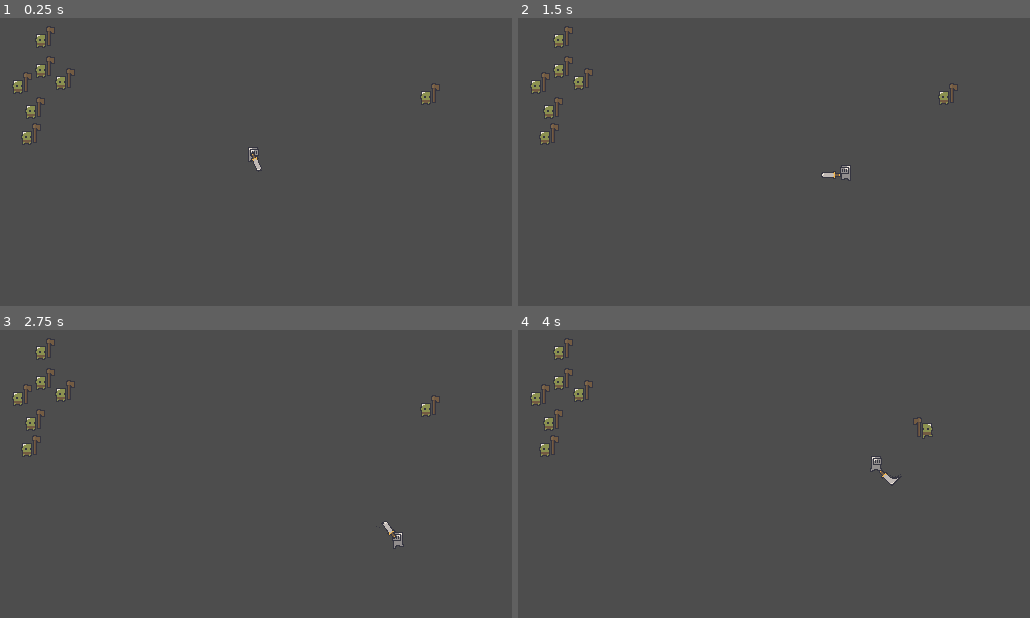
Above: before the commit, frames 1-4 (two rows, left to right).
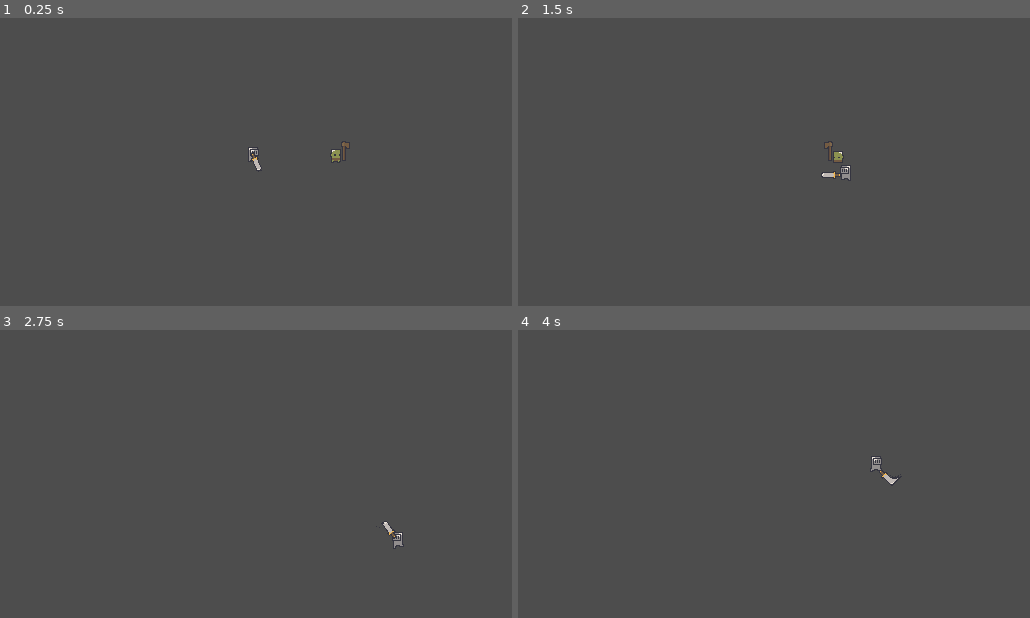
Above: after the commit, the same moments.

Repository: bbenefield89/realm-runners
Game: Godot game, scene res://Scenes/MainScene.tscn
Two runs of this game, one before a commit and one after it. Both use one fixed random seed, a clock stepped at 60 frames per second and the inputs below.
Inputs (mouse positions are in pixels of both pictures, inside the frame that each line leads up to):
- Up to frame 1 (0.25 s): no input
- Up to frame 2 (1.5 s): move the mouse to (886, 147) at 0.52 s; hold D (walk_right) 0.53-1.28 s; click (886, 147) at 0.6 s; move the mouse to (671, 176) at 1.27 s; hold S (walk_down) from 1.28 s (still down); right-click (671, 176) at 1.35 s
- Up to frame 3 (2.75 s): move the mouse to (307, 410) at 2.02 s; release S (walk_down) at 2.03 s; hold D (walk_right) from 2.03 s (still down); click (307, 410) at 2.1 s
- Up to frame 4 (4 s): move the mouse to (748, 531) at 2.77 s; release D (walk_right) at 2.78 s; hold W (walk_up) 2.78-3.53 s; right-click (748, 531) at 2.85 s; move the mouse to (927, 517) at 3.52 s; hold A (walk_left) from 3.53 s (still down); click (927, 517) at 3.6 s

The runs differ from the first frame. In frame 1, 0.7% of the frame differs, in the area x 2-86%, y 3-50%; in frame 2, 0.7%; in frame 3, 0.6%; in frame 4, 0.6%.

Commit message:
Enemies are knockedback when takingng damage from player

Diff:
--- a/Prefabs/Creatures/Enemies/EnemySmallScene.tscn
+++ b/Prefabs/Creatures/Enemies/EnemySmallScene.tscn
@@ -12,16 +12,14 @@
 [sub_resource type="CircleShape2D" id="CircleShape2D_gq0en"]
 radius = 10.7703
 
-[node name="EnemySmall" node_paths=PackedStringArray("WeaponRefPointRight", "WeaponRefPointLeft", "MeleeAttackArea", "MeleeAttackTimer") groups=["Enemy"] instance=ExtResource("1_f8q2g")]
+[node name="EnemySmall" node_paths=PackedStringArray("WeaponRefPointRight", "WeaponRefPointLeft", "MeleeAttackArea", "MeleeAttackTimer", "KnockbackTimer") groups=["Enemy"] instance=ExtResource("1_f8q2g")]
 script = ExtResource("2_xhvld")
 WeaponRefPointRight = NodePath("WeaponRefPoints/Right")
 WeaponRefPointLeft = NodePath("WeaponRefPoints/Left")
 MeleeAttackArea = NodePath("MeleeAttackArea")
-MeleeAttackTimer = NodePath("MeleeAttackArea/MeleeAttackTimer")
-swinging_attack_charging_up_speed = 0.0
-max_swinging_attack_charging_up_rotation = 0.0
-swinging_attack_release_speed = 0.0
-max_swinging_attack_release_rotation = 0.0
+MeleeAttackTimer = NodePath("Timers/MeleeAttackTimer")
+KnockbackTimer = NodePath("Timers/KnockbackTimer")
+knockback_speed = 0.0
 
 [node name="BodyCollisionShape" parent="." index="0"]
 position = Vector2(0, 8)
@@ -47,10 +45,16 @@
 [node name="MeleeAttackAreaCollisionShape" type="CollisionShape2D" parent="MeleeAttackArea" index="0"]
 shape = SubResource("CircleShape2D_gq0en")
 
-[node name="MeleeAttackTimer" type="Timer" parent="MeleeAttackArea" index="1"]
+[node name="Timers" type="Node" parent="." index="6"]
+
+[node name="KnockbackTimer" type="Timer" parent="Timers" index="0"]
+one_shot = true
+
+[node name="MeleeAttackTimer" type="Timer" parent="Timers" index="1"]
 
 [connection signal="body_entered" from="AggroArea" to="." method="_on_AggroArea_body_entered"]
 [connection signal="body_exited" from="AggroArea" to="." method="_on_AggroArea_body_exited"]
 [connection signal="body_entered" from="MeleeAttackArea" to="." method="_on_MeleeAttackArea_body_entered"]
 [connection signal="body_exited" from="MeleeAttackArea" to="." method="_on_melee_attack_area_body_exited"]
-[connection signal="timeout" from="MeleeAttackArea/MeleeAttackTimer" to="." method="_on_melee_attack_timer_timeout"]
+[connection signal="timeout" from="Timers/KnockbackTimer" to="." method="_on_knockback_timer_timeout"]
+[connection signal="timeout" from="Timers/MeleeAttackTimer" to="." method="_on_melee_attack_timer_timeout"]
--- a/Prefabs/Creatures/Enemies/GoblinScene.tscn
+++ b/Prefabs/Creatures/Enemies/GoblinScene.tscn
@@ -145,11 +145,9 @@
 "speed": 5.0
 }]
 
-[node name="Goblin_0" instance=ExtResource("1_x1c0s")]
-swinging_attack_charging_up_speed = 2.0
-max_swinging_attack_charging_up_rotation = -0.785
-swinging_attack_release_speed = 10.0
-max_swinging_attack_release_rotation = 3.0
+[node name="Goblin_0" node_paths=PackedStringArray("AggroArea") instance=ExtResource("1_x1c0s")]
+AggroArea = NodePath("AggroArea")
+knockback_speed = 200.0
 stats = SubResource("Resource_6vqnr")
 
 [node name="BodySprite" parent="." index="1"]
@@ -167,3 +165,6 @@
 
 [node name="Left" parent="WeaponRefPoints" index="1"]
 position = Vector2(-8, 0)
+
+[node name="KnockbackTimer" parent="Timers" index="0"]
+wait_time = 0.1
--- a/Prefabs/Creatures/PlayerScene.tscn
+++ b/Prefabs/Creatures/PlayerScene.tscn
@@ -9,7 +9,7 @@
 [sub_resource type="Resource" id="Resource_b272u"]
 script = ExtResource("3_61y5n")
 max_health = 10
-curr_health = 1
+curr_health = 10
 
 [sub_resource type="RectangleShape2D" id="RectangleShape2D_0mff7"]
 size = Vector2(10, 8)
--- a/Scenes/MainScene.tscn
+++ b/Scenes/MainScene.tscn
@@ -9,22 +9,4 @@
 position = Vector2(253, 132)
 
 [node name="Goblin_0" parent="." instance=ExtResource("2_81uar")]
-position = Vector2(426, 75)
-
-[node name="Goblin_1" parent="." instance=ExtResource("2_81uar")]
-position = Vector2(41, 18)
-
-[node name="Goblin_2" parent="." instance=ExtResource("2_81uar")]
-position = Vector2(41, 48)
-
-[node name="Goblin_3" parent="." instance=ExtResource("2_81uar")]
-position = Vector2(31, 89)
-
-[node name="Goblin_4" parent="." instance=ExtResource("2_81uar")]
-position = Vector2(27, 115)
-
-[node name="Goblin_5" parent="." instance=ExtResource("2_81uar")]
-position = Vector2(18, 64)
-
-[node name="Goblin_6" parent="." instance=ExtResource("2_81uar")]
-position = Vector2(61, 60)
+position = Vector2(336, 133)
--- a/Scripts/Creatures/CreatureController.gd
+++ b/Scripts/Creatures/CreatureController.gd
@@ -51,3 +51,7 @@
 
 func _on_creature_died():
 	transition_to_life_state(LifeStates.DEAD)
+
+
+func handle_taking_damage(damage: int):
+	stats.apply_damage(damage)
--- a/Scripts/Creatures/Enemies/EnemyController.gd
+++ b/Scripts/Creatures/Enemies/EnemyController.gd
@@ -6,6 +6,7 @@
 	IDLE,
 	WALKING,
 	CHASING,
+	KNOCKED_BACK,
 }
 
 enum AttackStates {
@@ -16,16 +17,12 @@
 
 @export var WeaponRefPointRight: Node2D
 @export var WeaponRefPointLeft: Node2D
+@export var AggroArea: Area2D
 @export var MeleeAttackArea: Area2D
 @export var MeleeAttackTimer: Timer
+@export var KnockbackTimer: Timer
 
-#region Unused Weapon Vars
-@export_group("Not used atm")
-@export var swinging_attack_charging_up_speed: float
-@export var max_swinging_attack_charging_up_rotation: float
-@export var swinging_attack_release_speed: float
-@export var max_swinging_attack_release_rotation: float
-#endregion
+@export var knockback_speed: float
 
 var Player: PlayerController
 var curr_movement_state: MovementStates
@@ -63,10 +60,16 @@
 			handle_idle_movement_state()
 
 		MovementStates.WALKING:
-			pass
+			assert(false, "WALKING not available yet")
 
 		MovementStates.CHASING:
 			handle_chasing_movement_state()
+
+		MovementStates.KNOCKED_BACK:
+			if KnockbackTimer.is_stopped():
+				var knockback_dir := (position - Player.position).normalized()
+				velocity = knockback_dir * knockback_speed
+				KnockbackTimer.start()
 
 	move_and_slide()
 
@@ -110,6 +113,11 @@
 	queue_free()
 
 
+func handle_taking_damage(damage: int):
+	curr_movement_state = MovementStates.KNOCKED_BACK
+	super.handle_taking_damage(damage)
+
+
 func _on_AggroArea_body_entered(body: Node2D) -> void:
 	if body is PlayerController:
 		Player = body
@@ -117,13 +125,13 @@
 
 
 func _on_AggroArea_body_exited(body: Node2D) -> void:
-	if body is PlayerController:
+	if body is PlayerController and not curr_movement_state == MovementStates.KNOCKED_BACK:
 		curr_movement_state = MovementStates.IDLE
 
 
 func _on_MeleeAttackArea_body_entered(body: Node2D) -> void:
 	if body is PlayerController:
-		Player.take_damage(Equipment.Weapon.damage)
+		Player.handle_taking_damage(Equipment.Weapon.damage)
 		MeleeAttackTimer.start()
 
 
@@ -134,4 +142,10 @@
 
 
 func _on_melee_attack_timer_timeout() -> void:
-	Player.take_damage(Equipment.Weapon.damage)
+	Player.handle_taking_damage(Equipment.Weapon.damage)
+
+
+func _on_knockback_timer_timeout() -> void:
+	var is_player_in_aggro_area := AggroArea.get_overlapping_bodies().any(func (body):
+		return body is PlayerController)
+	curr_movement_state = MovementStates.CHASING if is_player_in_aggro_area else MovementStates.IDLE
--- a/Scripts/Creatures/PlayerController.gd
+++ b/Scripts/Creatures/PlayerController.gd
@@ -152,13 +152,13 @@
 	get_tree().change_scene_to_file("res://Scenes/GameOverScene.tscn")
 
 
-func take_damage(damage: int):
+func handle_taking_damage(damage: int):
 	if can_take_damage:
 		can_take_damage = false
 		BodySprite.modulate = Color.RED
-		stats.apply_damage(damage)
 		DamageFlashTimer.start()
 		DamageTimeoutTimer.start()
+		super.handle_taking_damage(damage)
 
 
 func _on_damage_colors_timer_timeout() -> void:
@@ -176,4 +176,4 @@
 
 
 func _on_IronSword_weapon_hit_enemy(Enemy: CreatureController) -> void:
-	Enemy.stats.apply_damage(Equipment.Weapon.damage)
+	Enemy.handle_taking_damage(Equipment.Weapon.damage)
